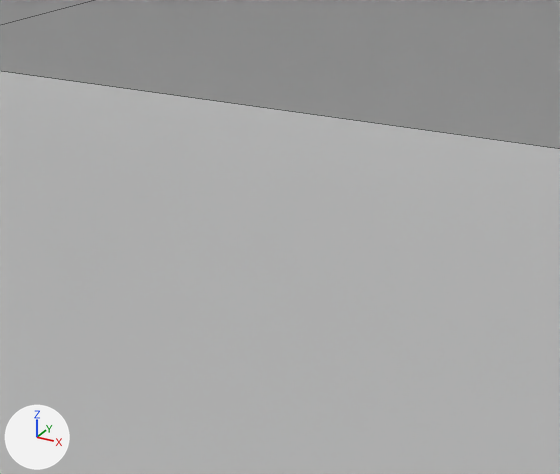
One commit to the Blender file Assets/Third Realm/Models/Physical Room/Room.blend: the scene before it, then after it.
Both versions are drawn from a camera (50 mm lens) standing at (1.223, -1.245, 1.285) and looking at (0.496, 0.076, 0.624). Lighting does not change. The marker at lower left points along +X, +Y and +Z. Mesh edges are drawn as thin lines.

Names of what the first picture shows: 'Room'.
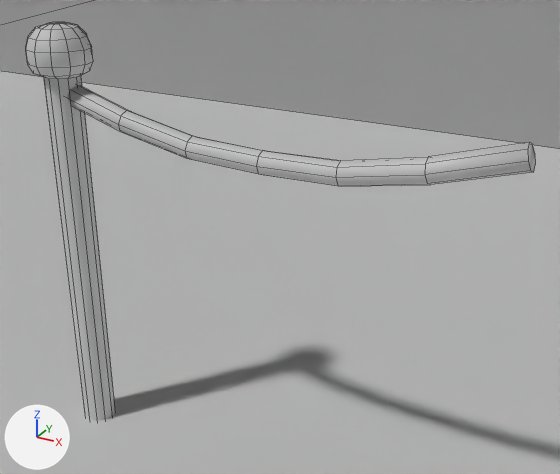
What changed in the scene script:
```text
Add me_plane_003:
    me_plane_003.from_pydata(...)  # 56 vertices, 50 faces; spans x -0.006..1.006, y -0.025..0.025, z 0.787..0.924
    me_plane_003.polygons.foreach_set('use_smooth', [True] * 50)
Add me_plane_002:
    me_plane_002.from_pydata(...)  # 121 vertices, 120 faces; spans x -0.1..0.1, y -0.1..0.1, z 0.0..1.04
    me_plane_002.polygons.foreach_set('use_smooth', [True] * 120)
Add ob_rope:
    ob_rope = bpy.data.objects.new('Rope', me_plane_003)
    ob_rope.location = (0.0, 0.0, 0.0)
Add ob_pylon:
    ob_pylon = bpy.data.objects.new('Pylon', me_plane_002)
    ob_pylon.location = (0.0, 0.0, 0.0)
    _m = ob_pylon.modifiers.new('EdgeSplit', 'EDGE_SPLIT')
```

Location of each change, [x1, y1, x2, y2] in pixels of the pictures (560 x 474 px):
'Pylon', added
    after: [26, 22, 115, 421]
'Rope', added
    after: [66, 85, 535, 187]
